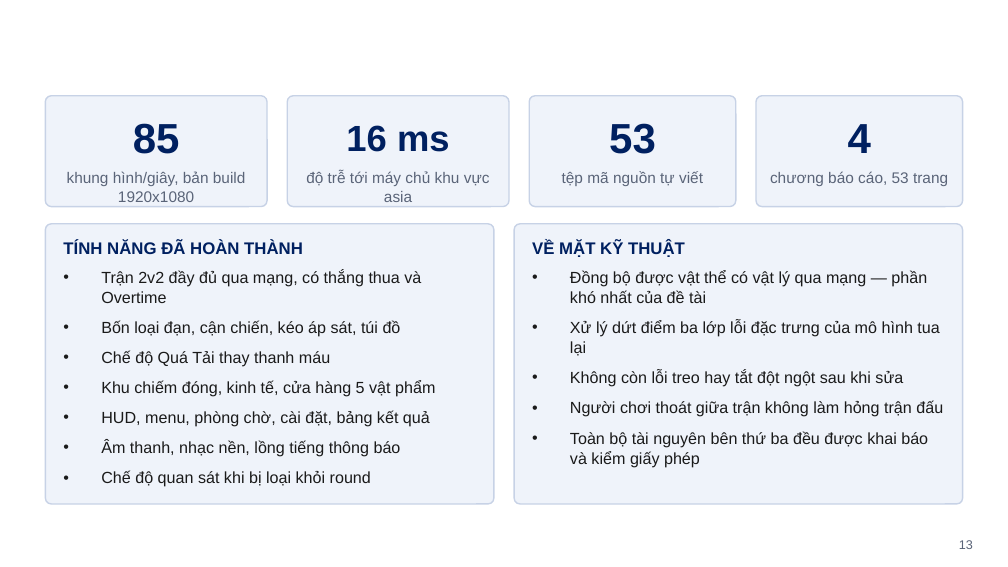
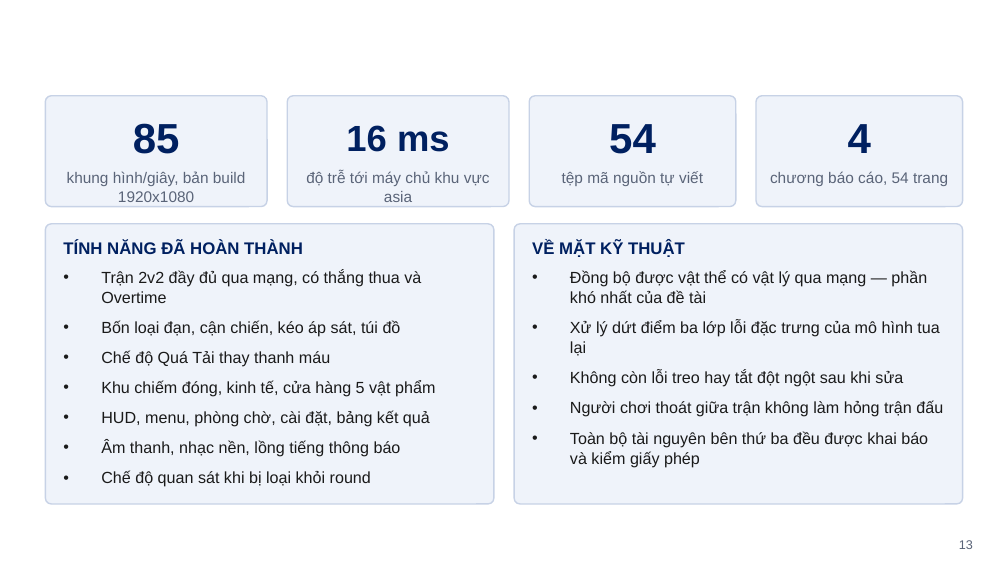
Before and after one commit to nhgkhiem0307/Magneto-Dome, a slide deck: slide 13 of NOP_BAI/[ĐT-QĐ04-BM08] Final Project.pptx. Drawn at 1008x567 pixels with LibreOffice and Linux fonts; fonts in the diff are those of the drawing; background and template pictures are left out. Boxes give left, top, right and bottom in pixels: in the first picture for what was removed or moved away, otherwise in the second. Text is boxed around its words. In the diff, an @@ line names an element or a change of style, - is before the commit and + after.

```diff
--- a/NOP_BAI/[ĐT-QĐ04-BM08] Final Project.pptx
+++ b/NOP_BAI/[ĐT-QĐ04-BM08] Final Project.pptx
@@ text at [609, 124, 656, 154]: text changed @@
-53
+54
@@ text at [770, 171, 948, 186]: text changed @@
-chương báo cáo, 53 trang
+chương báo cáo, 54 trang
```
Also in this commit, not shown: 3 other slides changed, 43 other files.
